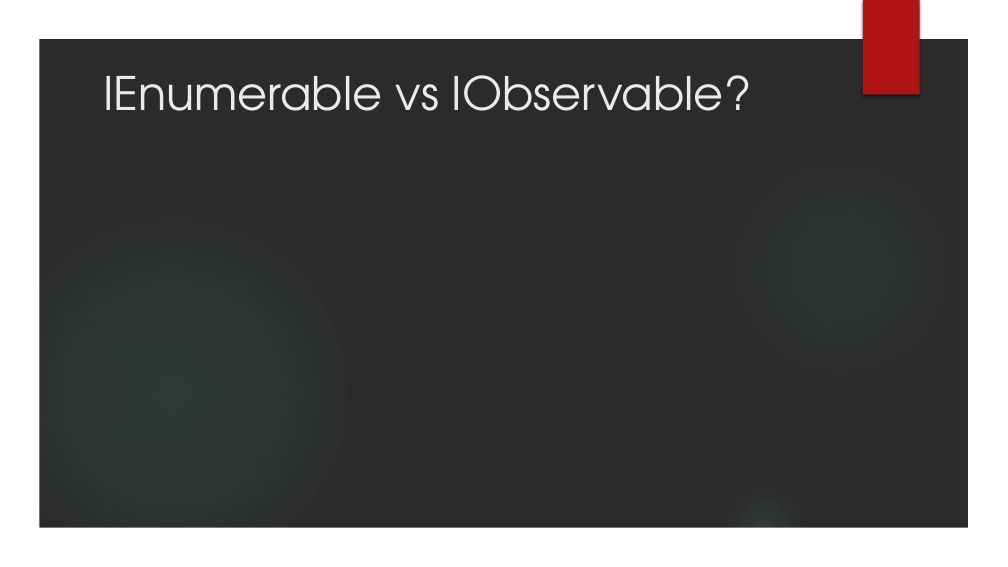
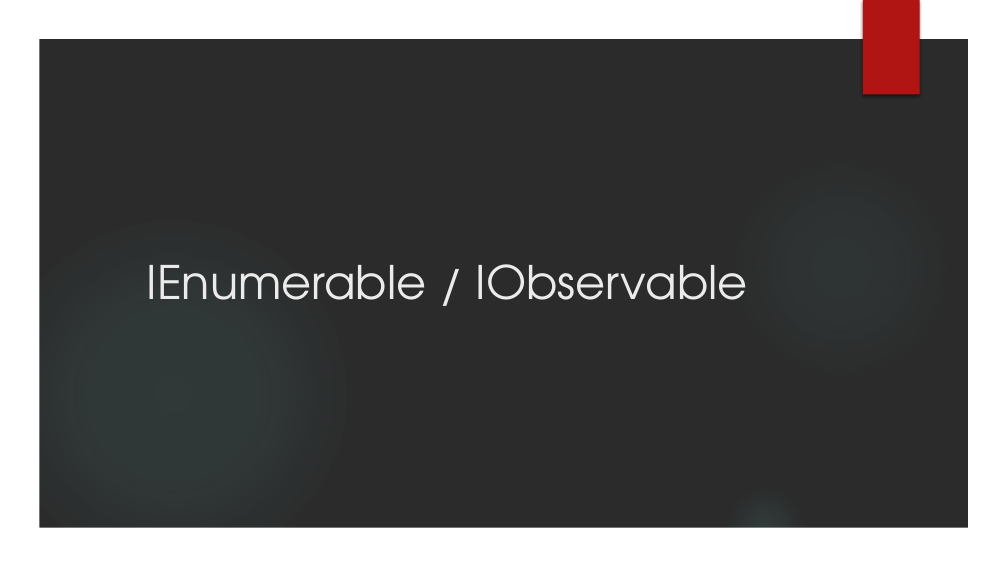
Before and after one commit to VladimirMakarevich/presentations, a slide deck: slide 16 of reactiveX/reactiveX.pptx (slide 13 before the commit). Drawn at 1008x567 pixels with LibreOffice and Linux fonts; fonts in the diff are those of the drawing; background and template pictures are left out; a plain dark background stands for a picture behind light text. Boxes give left, top, right and bottom in pixels: in the first picture for what was removed or moved away, otherwise in the second. Text is boxed around its words. In the diff, an @@ line names an element or a change of style, - is before the commit and + after.

```diff
--- a/reactiveX/reactiveX.pptx
+++ b/reactiveX/reactiveX.pptx
@@ title at [147,264,748,300]: text changed @@
-IEnumerable vs IObservable?
+IEnumerable / IObservable
```
Also in this commit, not shown: 10 other slides changed, 38 slides added, 7 slides removed.
